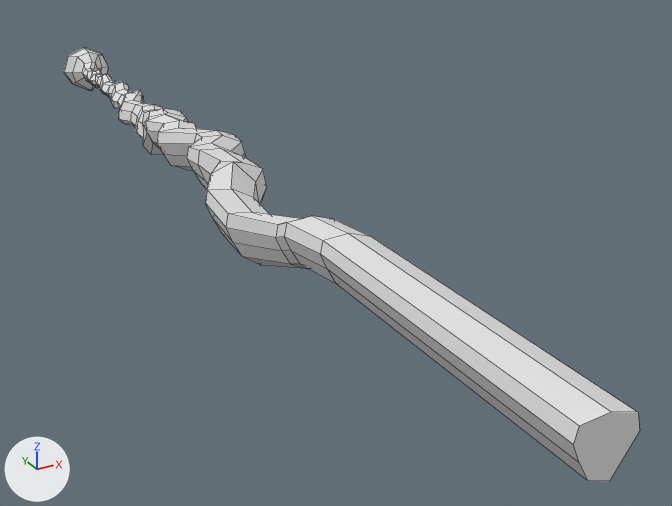
An edit to the FBX model LevelDesignProject/Assets/Meshes/Lands/Low Poly Vignette Island.fbx, drawn before and after from the same camera.
Before and after are seen from a 50 mm camera at (-75.0, -275.0, 168.0) aimed at (18.0, -107.0, 84.0). Lighting does not change. The marker at lower left points along +X, +Y and +Z. Mesh edges are drawn as thin lines.

In view in the first picture: 'Low Poly Island'.
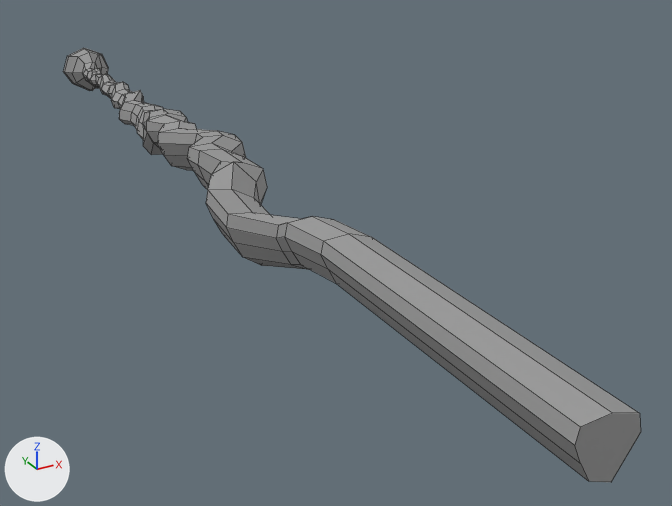
The newer file is also turned or shifted as a whole; pictures and numbers use the older file's frame.

Edits to the scene script, one JSON object a line:
```json
{"op": "add", "block": "mat_platformbottom", "code": ["mat_platformbottom = principled_material('PlatformBottom')", "mat_platformbottom.base_color = (0.331, 0.331, 0.331)  # grey #9c9c9c"]}
{"op": "add", "block": "mat_platformtop", "code": ["mat_platformtop = principled_material('PlatformTop')", "mat_platformtop.base_color = (0.0716, 0.126, 0.187)  # dark blue #4c6378"]}
{"block": "me_plane_004", "where": "# used by ob_low_poly_island; location = (-0.7, -37.6, 100.0)"}
{"op": "remove", "block": "me_plane_004", "code": "me_plane_004.from_pydata(...)  # 360 vertices, 354 faces; spans x -14.0..9.0, y -171.0..71.0, z -9.0..9.0"}
{"op": "add", "block": "me_plane_004", "code": "me_plane_004.from_pydata(...)  # 368 vertices, 362 faces; spans x -14.0..9.0, y -171.0..71.0, z -9.0..9.0"}
{"block": "me_plane_004", "change": "me_plane_004 part 1"}
{"block": "me_plane_004", "change": "12 faces are deleted"}
{"block": "me_plane_004", "change": "8 vertices are added at x -6.0..9.0, y 70.0, z -7.0..7.0"}
{"block": "me_plane_004", "change": "16 new faces join them, mat_platformbottom (grey #9c9c9c)"}
{"block": "me_plane_004", "change": "4 new faces join them, mat_platformtop (dark blue #4c6478)"}
{"block": "me_plane_004", "change": "me_plane_004 part 2: 337 faces spanning x -14.0..9.0, y -171.0..69.0, z -9.0..9.0 switch from no material to mat_platformbottom (grey #9c9c9c)"}
{"block": "me_plane_004", "change": "me_plane_004 part 3: 8 faces spanning x -6.0..9.0, y 71.0, z -8.0..7.0 switch from no material to mat_platformtop (dark blue #4c6478)"}
```

Pixel boxes (x1, y1, x2, y2) of what changed, in the pictures (672 x 506 px):
```json
{"object": "Low Poly Island", "change": "reshaped", "before": [63, 47, 640, 481], "after": [63, 48, 641, 482]}
{"part": 1, "of": "me_plane_004", "change": "built on", "before": [64, 48, 108, 90], "after": [63, 48, 108, 91]}
{"part": 2, "of": "me_plane_004", "change": "recoloured", "before": [73, 52, 638, 480], "after": [73, 52, 638, 480], "on screen": "white to grey"}
{"part": 3, "of": "me_plane_004", "change": "recoloured", "before": [63, 47, 108, 91]}
```
